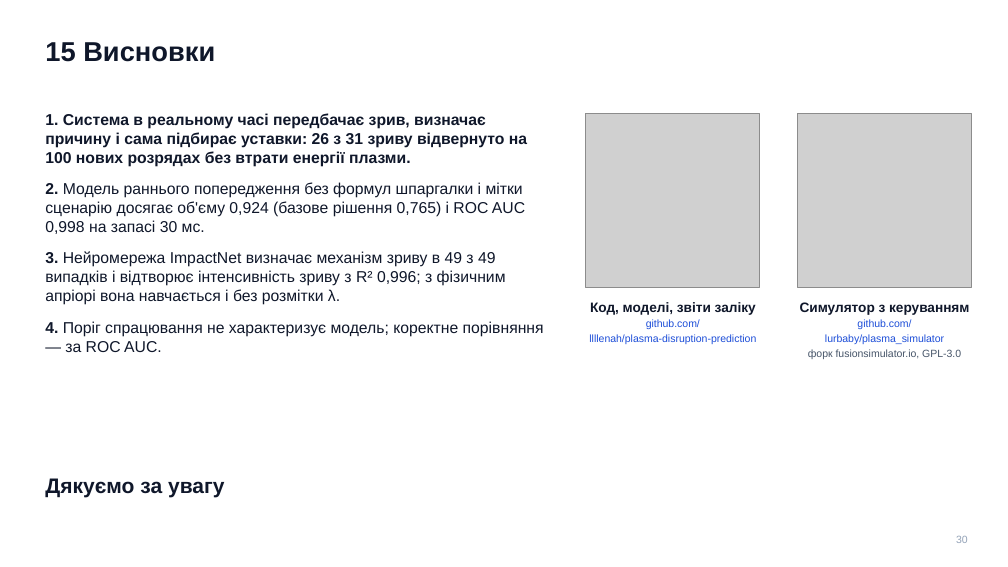
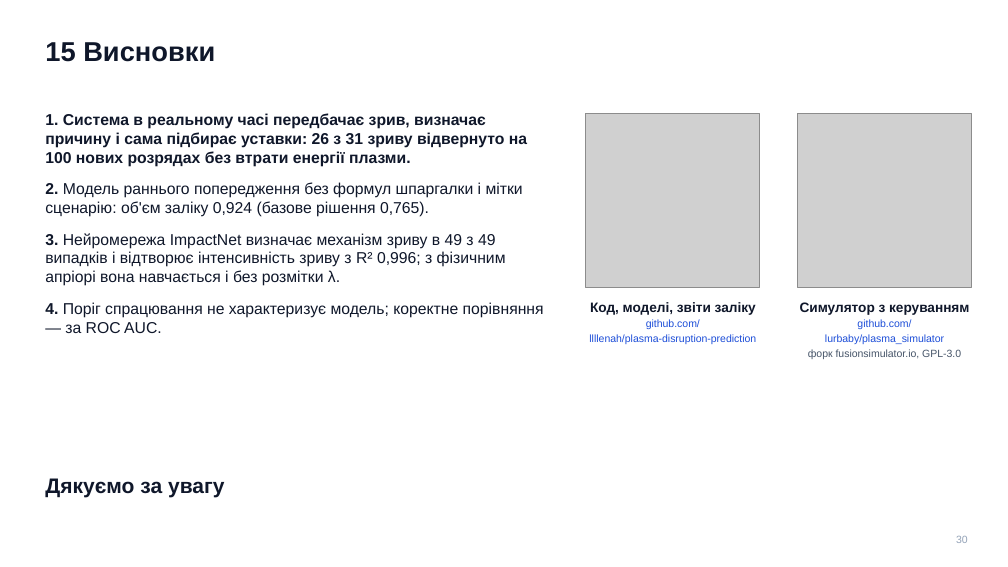
Before and after one commit to llllenah/plasma-disruption-prediction, a slide deck: slide 30 of docs/presentation.pptx. Drawn at 1008x567 pixels with LibreOffice and Linux fonts; fonts in the diff are those of the drawing; grey boxes stand for pictures. Boxes give left, top, right and bottom in pixels: in the first picture for what was removed or moved away, otherwise in the second. Text is boxed around its words. In the diff, an @@ line names an element or a change of style, - is before the commit and + after.

```diff
--- a/docs/presentation.pptx
+++ b/docs/presentation.pptx
@@ text at bbox=[45, 182, 523, 217]: text changed @@
-2. Модель раннього попередження без формул шпаргалки і мітки сценарію досягає об'єму 0,924 (базове рішення 0,765) і ROC AUC 0,998 на запасі 30 мс.
+2. Модель раннього попередження без формул шпаргалки і мітки сценарію: об'єм заліку 0,924 (базове рішення 0,765).
```
Also in this commit, not shown: 2 other slides changed, 1 other file.
